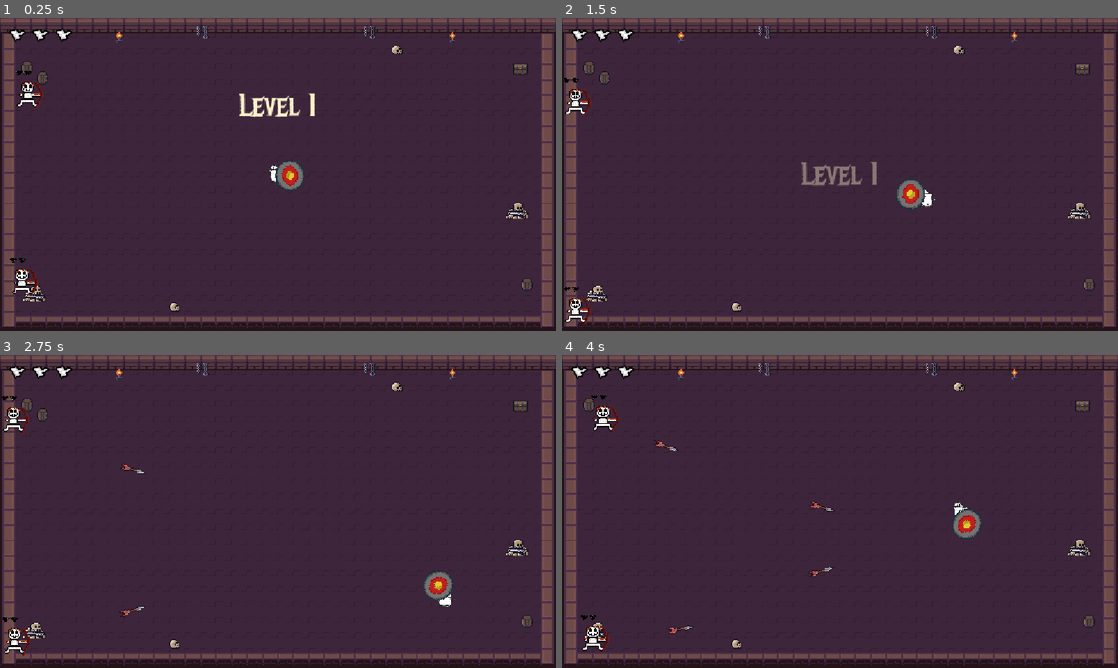
Above: before the commit, frames 1-4 (two rows, left to right).
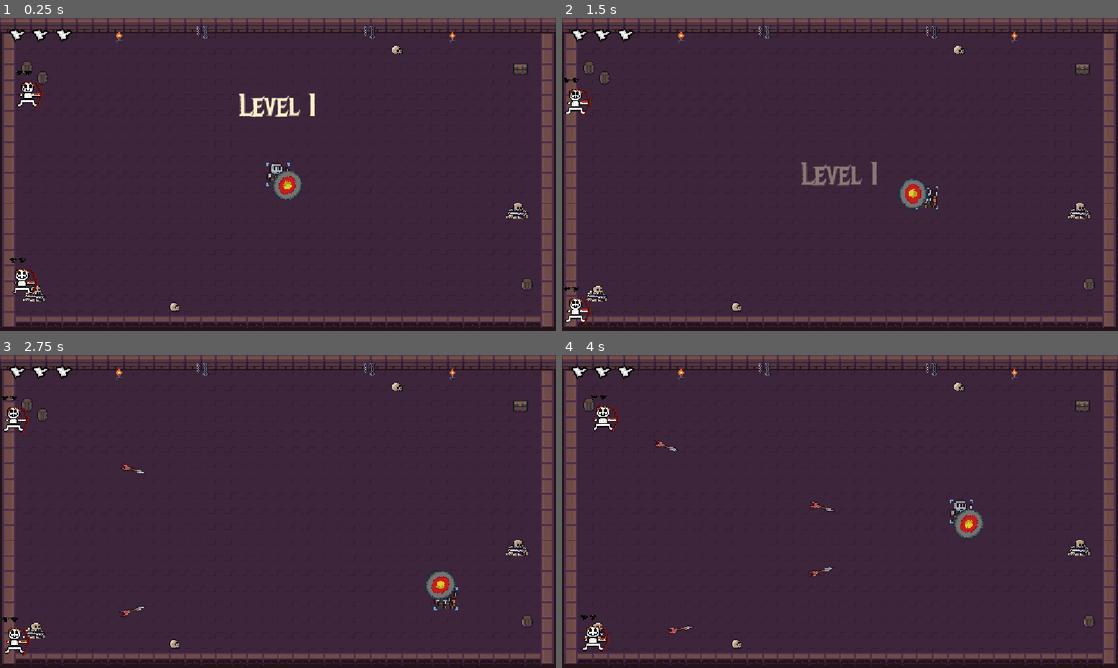
Above: after the commit, the same moments.

Repository: Tylerr-D/bonc
Game: Godot game, scene res://main.tscn
Two runs of this game, one before a commit and one after it. Both use one fixed random seed, a clock stepped at 60 frames per second and the inputs below. Sound files missing from this copy of the repository are replaced by a short silence.
Inputs (mouse positions are in pixels of both pictures, inside the frame that each line leads up to):
- Up to frame 1 (0.25 s): no input
- Up to frame 2 (1.5 s): move the mouse to (962, 158) at 0.52 s; hold D (move_right) 0.53-1.28 s; move the mouse to (728, 190) at 1.27 s; hold S (move_down) from 1.28 s (still down)
- Up to frame 3 (2.75 s): move the mouse to (333, 442) at 2.02 s; release S (move_down) at 2.03 s; hold D (move_right) from 2.03 s (still down)
- Up to frame 4 (4 s): move the mouse to (812, 574) at 2.77 s; release D (move_right) at 2.78 s; hold W (move_up) 2.78-3.53 s; move the mouse to (1006, 558) at 3.52 s; hold A (move_left) from 3.53 s (still down)

The runs differ from the first frame. In frame 1, 0.6% of the frame differs, in the area x 47-55%, y 45-59%; in frame 2, 0.4%; in frame 3, 0.4%; in frame 4, 0.4%.

Commit message:
knight png and bg music

Diff:
--- a/ball.gd
+++ b/ball.gd
@@ -23,6 +23,7 @@
 				var normal = (end - start).orthogonal().normalized()
 				get_parent().get_node("Player").recoil = direction * 180
 				direction = direction.bounce(normal)
+				aim_assist(normal)
 				reflected = true
 				global_position = closest + direction * (11 * $Sprite2D.scale.y + 7)
 				bounce_time = 0.15
@@ -45,3 +46,19 @@
 			player.take_damage()
 			queue_free()
 			return
+
+func aim_assist(normal):
+	var nearest = null
+	var distance = INF
+	for enemy in get_tree().get_nodes_in_group("enemies"):
+		var target = (enemy.global_position - global_position).normalized()
+		if enemy.is_queued_for_deletion() or abs(direction.angle_to(target)) > deg_to_rad(25):
+			continue
+		if direction.dot(normal) * target.dot(normal) <= 0:
+			continue
+		if global_position.distance_to(enemy.global_position) < distance:
+			nearest = enemy
+			distance = global_position.distance_to(enemy.global_position)
+	if nearest:
+		var target = (nearest.global_position - global_position).normalized()
+		direction = direction.rotated(clamp(direction.angle_to(target), -deg_to_rad(10), deg_to_rad(10)))
--- a/ball.tscn
+++ b/ball.tscn
@@ -7,6 +7,7 @@
 script = ExtResource("1")
 
 [node name="Sprite2D" type="Sprite2D" parent="." unique_id=93446615]
+visible = true
 texture_filter = 1
 scale = Vector2(2, 5.125)
 texture = ExtResource("2")
--- a/enemy.tscn
+++ b/enemy.tscn
@@ -5,7 +5,7 @@
 [ext_resource type="Texture2D" uid="uid://jrr84jmllhkl" path="res://enemy_heart.png" id="3"]
 
 [sub_resource type="RectangleShape2D" id="RectangleShape2D_enemy"]
-size = Vector2(54, 60)
+size = Vector2(82, 75)
 
 [node name="Enemy" type="CharacterBody2D" unique_id=2122168939 groups=["enemies"]]
 collision_layer = 2
@@ -17,7 +17,7 @@
 texture = ExtResource("1")
 
 [node name="CollisionShape2D" type="CollisionShape2D" parent="." unique_id=1503831102]
-position = Vector2(1, -3)
+position = Vector2(0, -4.5)
 shape = SubResource("RectangleShape2D_enemy")
 
 [node name="Hearts" type="Node2D" parent="." unique_id=1171643825]
--- a/main.gd
+++ b/main.gd
@@ -7,6 +7,9 @@
 var hearts = [2, 3, 2]
 var enemy_scene = preload("res://enemy.tscn")
 var title_tween
+
+func _ready():
+	$Music.stream.loop = true
 
 func _process(delta):
 	if level < 3 and get_tree().get_nodes_in_group("enemies").is_empty():
--- a/main.tscn
+++ b/main.tscn
@@ -9,6 +9,8 @@
 [ext_resource type="Script" path="res://background.gd" id="4"]
 
 [ext_resource type="FontFile" path="res://fonts/MetalMania-Regular.ttf" id="5"]
+
+[ext_resource type="AudioStream" path="res://music/underclocked.mp3" id="6"]
 
 [node name="Main" type="Node2D"]
 script = ExtResource("2")
@@ -60,3 +62,8 @@
 text = "Level 1"
 horizontal_alignment = 1
 vertical_alignment = 1
+
+[node name="Music" type="AudioStreamPlayer" parent="."]
+stream = ExtResource("6")
+volume_db = -26.0
+autoplay = true
--- a/player.tscn
+++ b/player.tscn
@@ -1,25 +1,24 @@
 [gd_scene format=3 uid="uid://74tk27yheux0"]
 
 [ext_resource type="Script" uid="uid://d2led8tf2rirr" path="res://player.gd" id="1"]
-[ext_resource type="Texture2D" uid="uid://d2e7vb7isma2u" path="res://player.png" id="2"]
+[ext_resource type="Texture2D" uid="uid://c128euhktrnsq" path="res://knight.png" id="2"]
 [ext_resource type="Texture2D" uid="uid://dmknkyqjmudj3" path="res://shield.png" id="3"]
 
 [sub_resource type="RectangleShape2D" id="RectangleShape2D_player"]
-size = Vector2(41, 41)
+size = Vector2(40, 44)
 
 [node name="Player" type="CharacterBody2D" unique_id=1393142947]
 script = ExtResource("1")
 
 [node name="Sprite2D" type="Sprite2D" parent="." unique_id=62803279]
-scale = Vector2(0.25, 0.25)
+texture_filter = 1
+scale = Vector2(3, 3)
 texture = ExtResource("2")
 
 [node name="CollisionShape2D" type="CollisionShape2D" parent="." unique_id=146804424]
-position = Vector2(-0.5, 0.5)
 shape = SubResource("RectangleShape2D_player")
 
 [node name="ShieldPivot" type="Node2D" parent="." unique_id=820856167]
-position = Vector2(-5, 1)
 
 [node name="Shield" type="Line2D" parent="ShieldPivot" unique_id=1218419070]
 position = Vector2(-26, 0)
@@ -30,6 +29,6 @@
 
 [node name="Sprite2D" type="Sprite2D" parent="ShieldPivot/Shield" unique_id=229239079]
 texture_filter = 1
-position = Vector2(-2.999998, -7.000001)
+position = Vector2(-3, -7)
 scale = Vector2(0.17304687, 0.14179687)
 texture = ExtResource("3")
Binary file added: knight.png
Not shown, added: knight.png.import
Not shown: 1 places in main.tscn that only renumber resources
Not shown, added: music/CREDITS.txt
Not shown, added: music/underclocked.mp3.import
Not shown, added: music/underclocked.mp3
